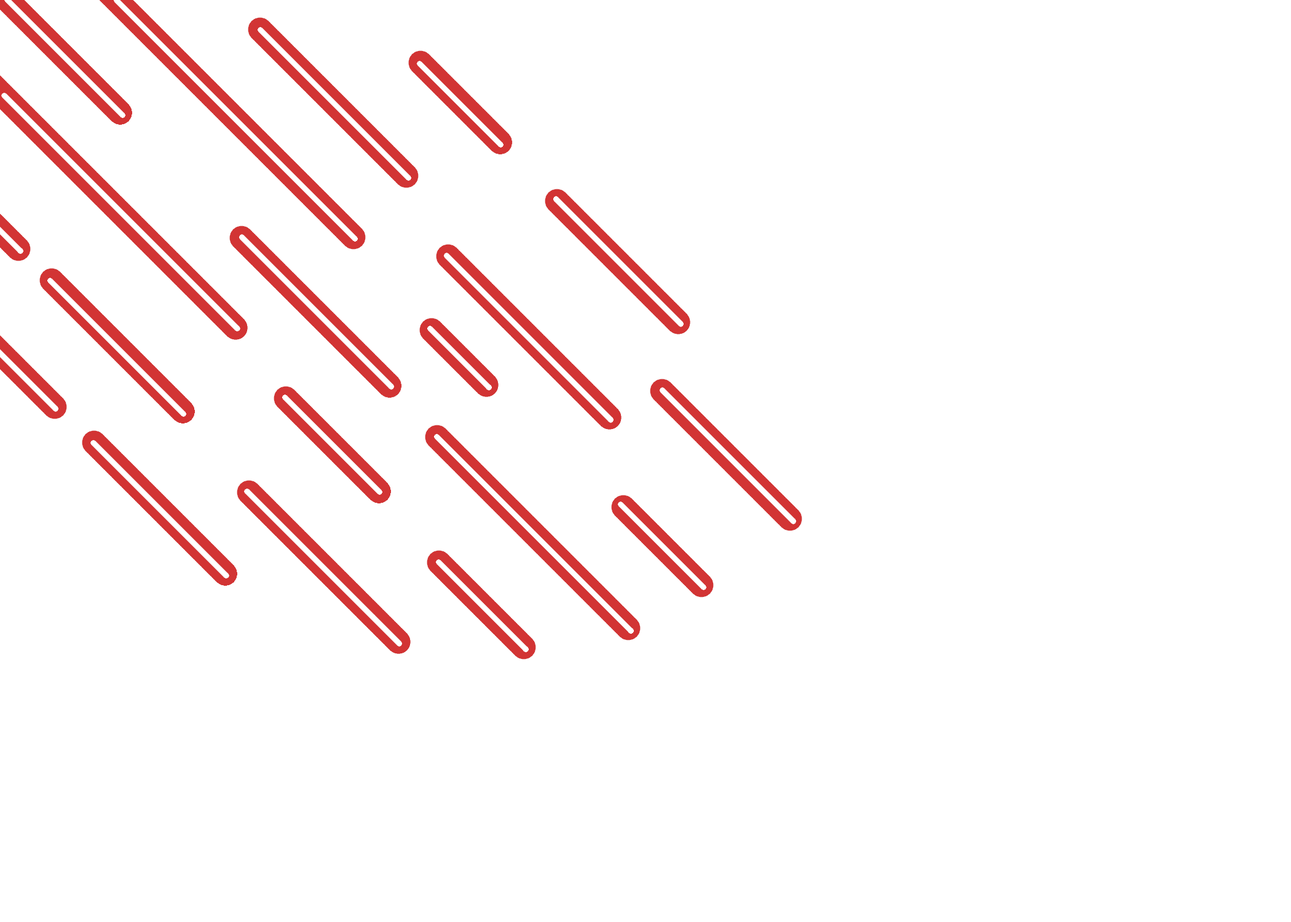
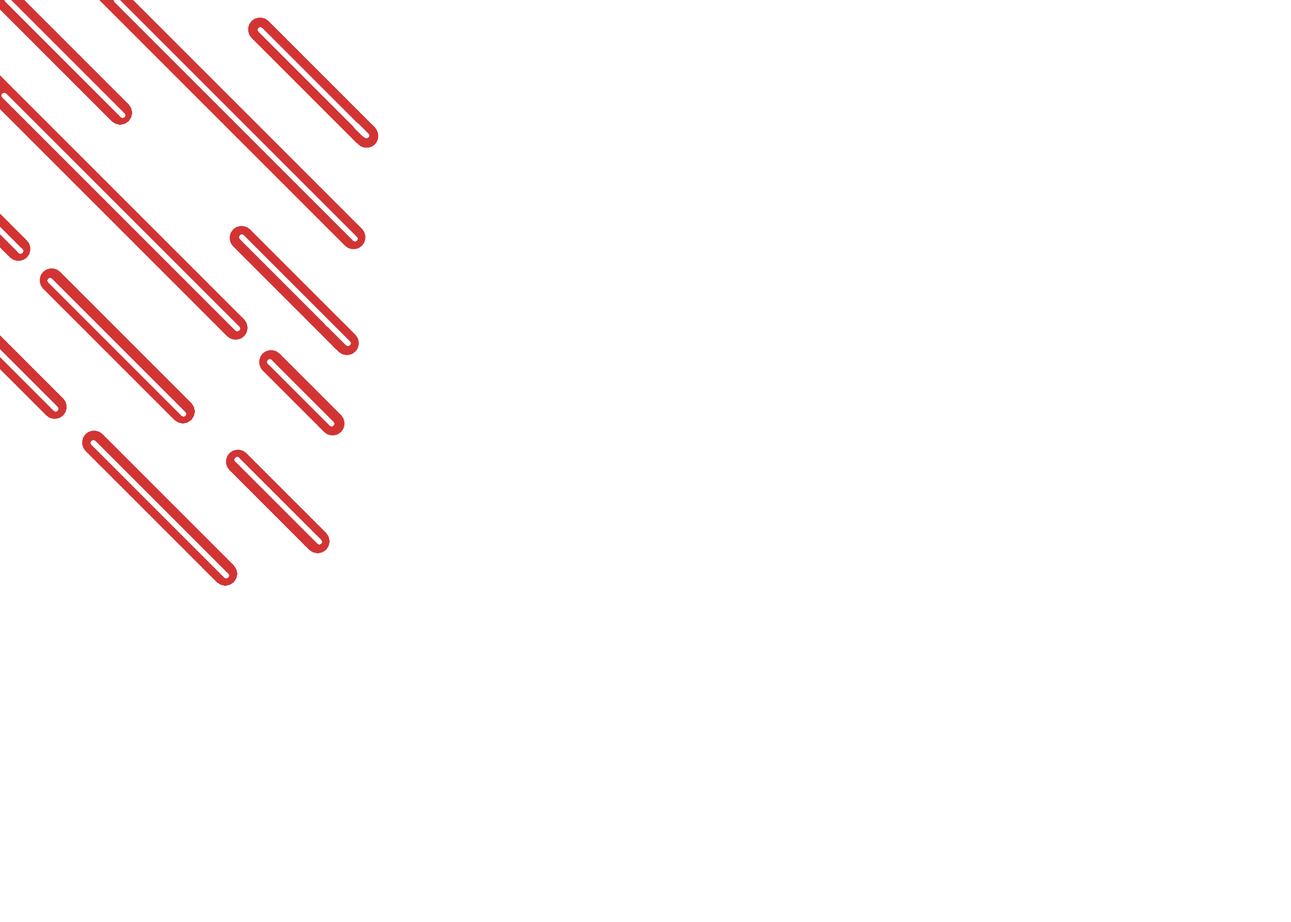
Comparing the layer stacks of the two 1291px x 922px images. Changes:
painted on "Слой #5" over [225, 50, 803, 660]
